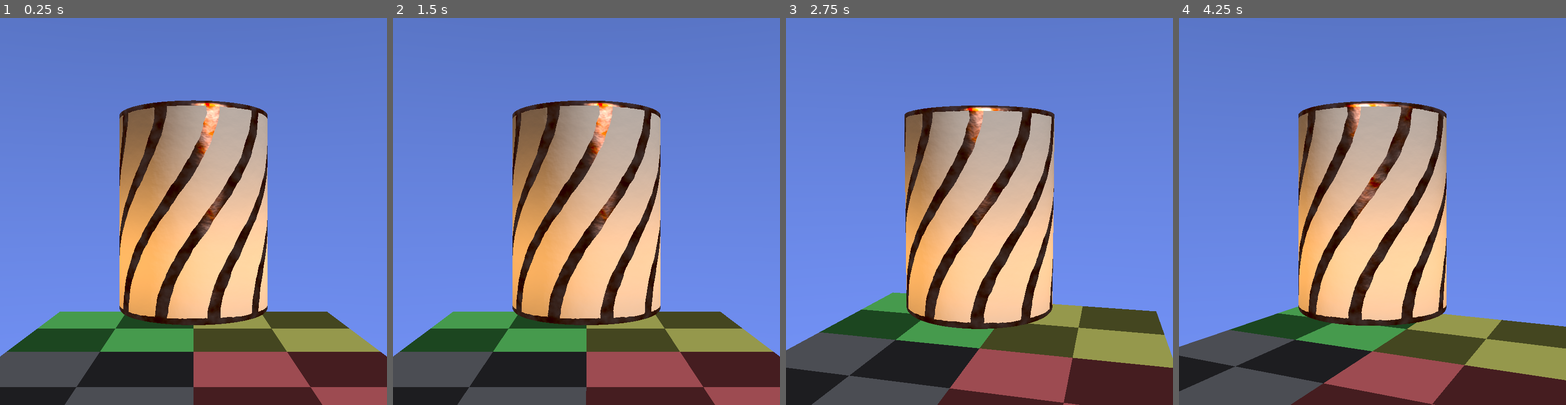
Above: before the commit, frames 1-4 (left to right).
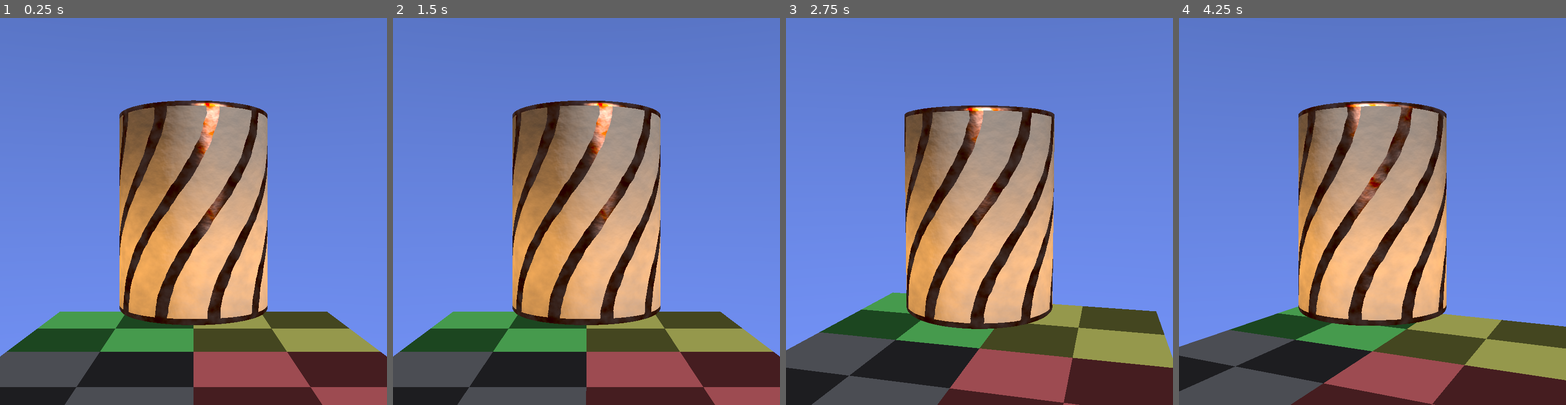
Above: after the commit, the same moments.

Repository: timo-eberl/realtime-graphics-exercises
Game: Godot game, scene res://tester.tscn
The game is run twice, just before and just after one commit, with the same random seed, the same clock (stepped at 60 frames per second) and the same inputs.
Inputs (mouse positions are in pixels of both pictures, inside the frame that each line leads up to):
- Up to frame 1 (0.25 s): no input
- Up to frame 2 (1.5 s): tap Enter at 0.5 s; move the mouse to (605, 211) at 0.52 s; tap R at 0.6 s; move the mouse to (567, 211) at 1.27 s; tap M at 1.35 s
- Up to frame 3 (2.75 s): move the mouse to (987, 203) at 2.02 s; tap N at 2.1 s
- Up to frame 4 (4.25 s): move the mouse to (1368, 219) at 2.77 s; tap L at 2.85 s; tap Space at 3.5 s; move the mouse to (1399, 215) at 3.52 s; tap 1 at 3.6 s

The runs differ from the first frame. In frame 1, 8.1% of the frame differs, in the area x 30-70%, y 21-78%; in frame 2, 8.9%; in frame 3, 10%; in frame 4, 11%, in the area x 30-70%, y 22-79%.

Commit message:
adjustments

Diff:
--- a/project-1/src/tester.gdshader
+++ b/project-1/src/tester.gdshader
@@ -395,31 +395,31 @@
 		float frequency = 10.0;
 		float thickness = 0.025;
 		float bendStrength = 0.2;
-		vec3 light_pos = vec3(0, -0.5, 0);
+		vec3 lightPos = vec3(0, -0.5, 0) + P;
 		float lightStrength = 3.0;
 		float lightTransparencyStrength = 1.8;
 		float metalShininess = 20.0;
 		vec3 colorMetal = _colorB;
 
 		vec3 normal = normalize(gradient(p));
-		vec2 normal_plane = normalize(vec2(p.x, p.z));
+		vec2 normal_plane = normalize(vec2(p.x, p.z) - P.xz);
 		vec2 uv = vec2(calcTexcoordU(normal_plane), (p.y * 0.5) + 0.5);
 		vec2 bentUV = uv;
 		bentUV.x += smoothstep(0, 1, uv.y) * bendStrength;
 
 		float noise = texture(noise_texture, uv * vec2(2,1)).x;
+
+		// this is not how you would actually use a normal map, for that
+		// you would need a tangent and binormal
+		// but it looks fine like this
 		vec3 normal_noise = texture(normal_noise_texture, uv * vec2(2,1)).xyz;
 		normal_noise = normal_noise * 2.0 - 1.0;
+
 		colorMetal += (noise * 2.0 - 1.0) * 0.2;
 
 		bentUV += (noise * 2.0 - 1.0) * 0.0025;
 
-		// this is not how you would actually use a normal map, for that
-		// you would need a tangent and binormal
-		normal = normalize(
-			normal + normal_noise * 0.16
-		);
-
+		// make light flicker
 		float flickerValue =
 			(cos(TIME * 1.0 * PI) + 2.0) * 0.1
 			+ (cos(TIME * 2.0 * PI) + 1.0) * 0.15
@@ -427,28 +427,37 @@
 		lightStrength *= 0.6 * flickerValue;
 
 		// candle
-		float d = distance(light_pos, p);
-		vec3 l = normalize(light_pos - p);
+		float d = distance(lightPos, p);
+		vec3 l = normalize(lightPos - p);
 		vec3 r = reflect(-l, normal);
 		vec3 v = ray.dir;
-		float nDotL = dot(normal, l);
-		//lightStrength *= 1.0 - noise * 0.7;
-		float lighting = nDotL * lightStrength / (d*d);
+		lightStrength *= 1.0 - noise * 0.4;
 		float alpha = 0.7;
 
 		bool isSideStrip = fract(bentUV.x * frequency) < thickness * frequency;
 		bool isTopOrBottom = abs(normal.y) > 0.1;
 		if (isSideStrip || isTopOrBottom) {
 			// metal material
-			vec3 light = max(0,(lighting)) * _colorA * 0.15;
+
+			normal = normalize(
+				normal + normal_noise * 0.13
+			);
+
 			float s = pow(max(0,(-dot(r, v))), metalShininess);
-			light = s * colorMetal * _colorA;
+			vec3 light = s * colorMetal * _colorA;
 			return light + shadeSpecular(colorMetal,p,normal,ray.dir,metalShininess);
 		}
 		else {
+			normal = normalize(
+				normal + normal_noise * 0.35
+			);
+			float nDotL = dot(normal, l);
+			//return vec3(abs(nDotL));
+			//return vec3(1.0 / (d*d));
+			float lighting = nDotL * lightStrength / (d*d);
 			bool isInside = lighting > 0.0;
 			vec3 light = abs(lighting) * _colorA;
-			vec3 shading = light + shade(vec3(1), p, normal) * 0.25;
+			vec3 shading = light + shade(vec3(1), p, normal) * 0.15;
 			return isInside
 				? mix(background(ray), shading, alpha)
 				: shading * lightTransparencyStrength;
